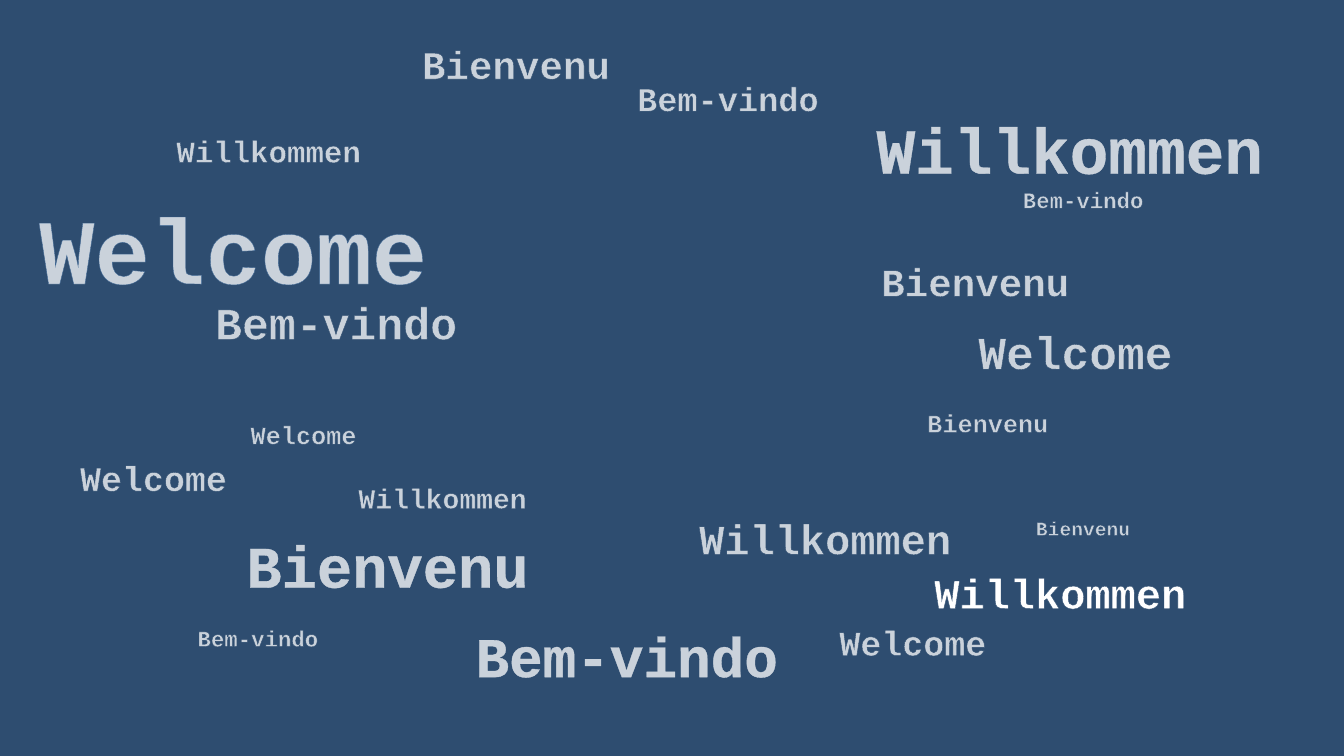
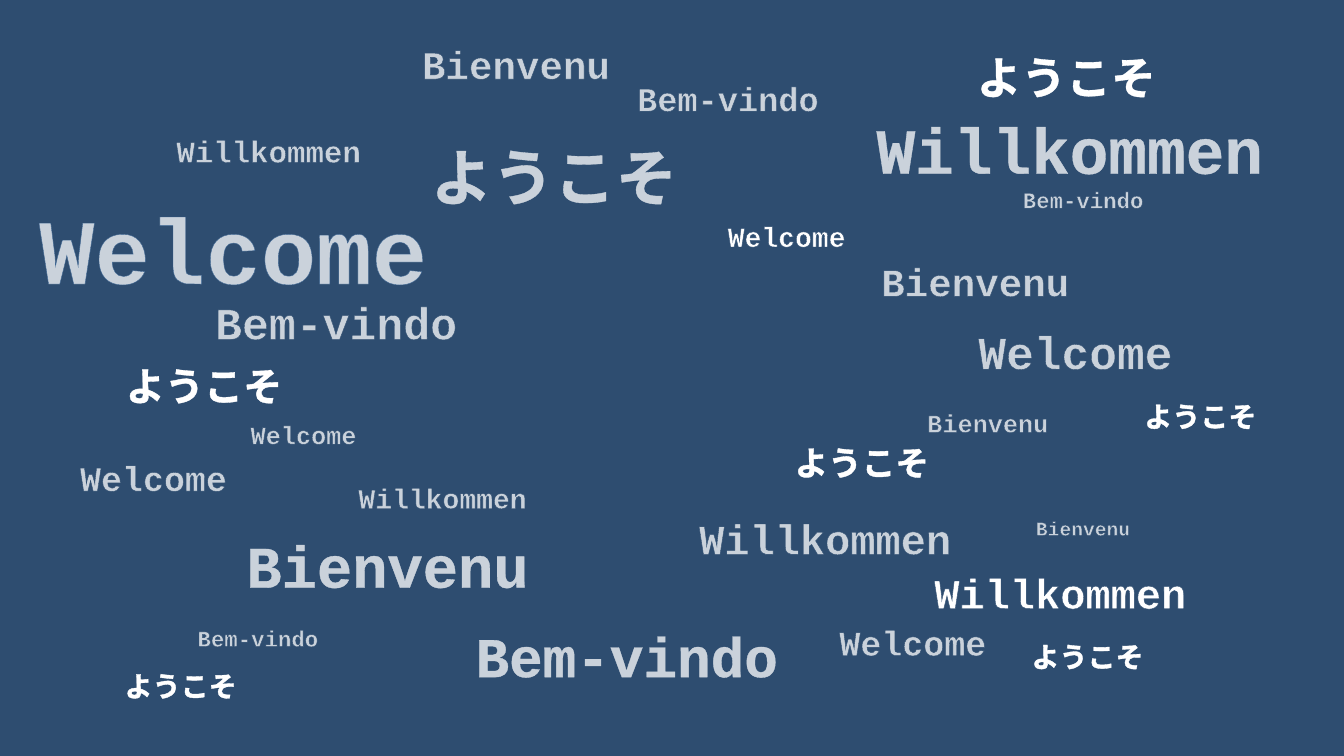
Before and after one commit to uvest/kai_streiling, a slide deck: slide 1 of docs/assets/images/landing.pptx. Drawn at 1344x756 pixels with LibreOffice and Linux fonts; fonts in the diff are those of the drawing. Boxes give left, top, right and bottom in pixels: in the first picture for what was removed or moved away, otherwise in the second. Text is boxed around its words. In the diff, an @@ line names an element or a change of style, - is before the commit and + after.

```diff
--- a/docs/assets/images/landing.pptx
+++ b/docs/assets/images/landing.pptx
@@ text added at [977, 58, 1156, 98], 32 pt, text #FFFFFF, bold @@
+ようこそ
@@ text added at [431, 150, 677, 205], 44 pt, text #FFFFFF, bold @@
+ようこそ
@@ text added at [728, 227, 846, 247], 20 pt, text #FFFFFF, bold @@
+Welcome
@@ text added at [126, 369, 283, 404], 28 pt, text #FFFFFF, bold @@
+ようこそ
@@ text added at [1144, 404, 1256, 429], 20 pt, text #FFFFFF, bold @@
+ようこそ
@@ text added at [795, 448, 929, 478], 24 pt, text #FFFFFF, bold @@
+ようこそ
@@ text added at [1032, 644, 1144, 670], 20 pt, text #FFFFFF, bold @@
+ようこそ
@@ text added at [125, 674, 237, 699], 20 pt, text #FFFFFF, bold @@
+ようこそ
```
Also in this commit, not shown: 1 other slide changed, 11 other files.
